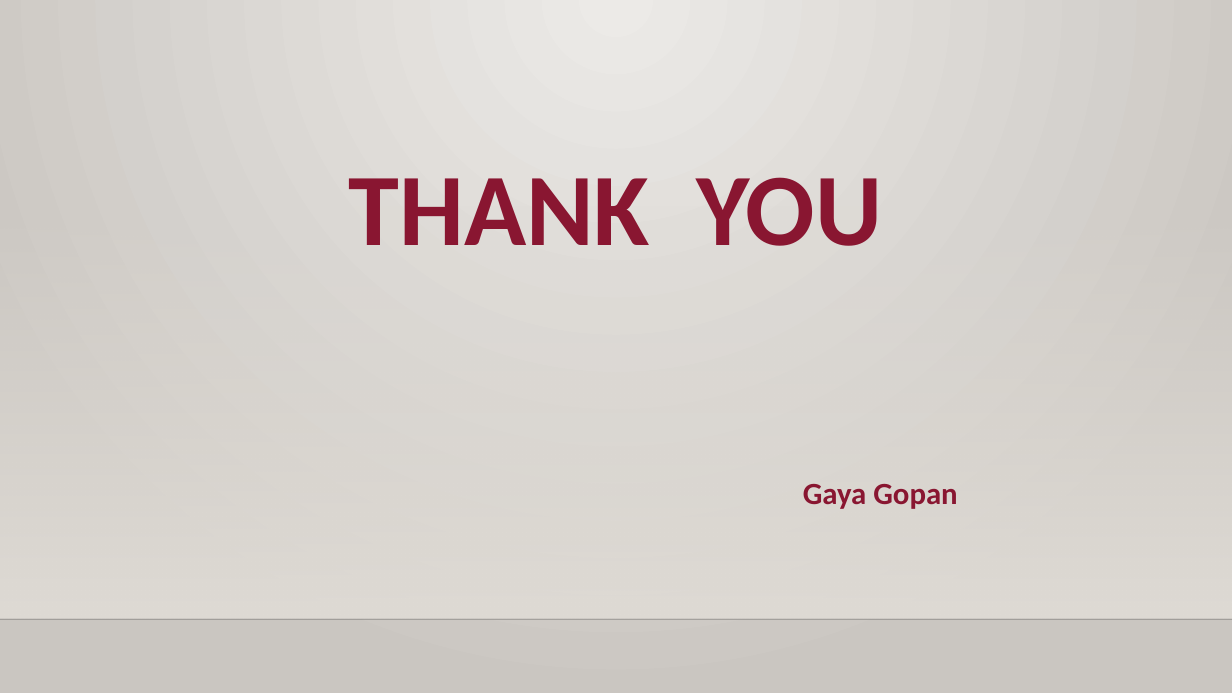
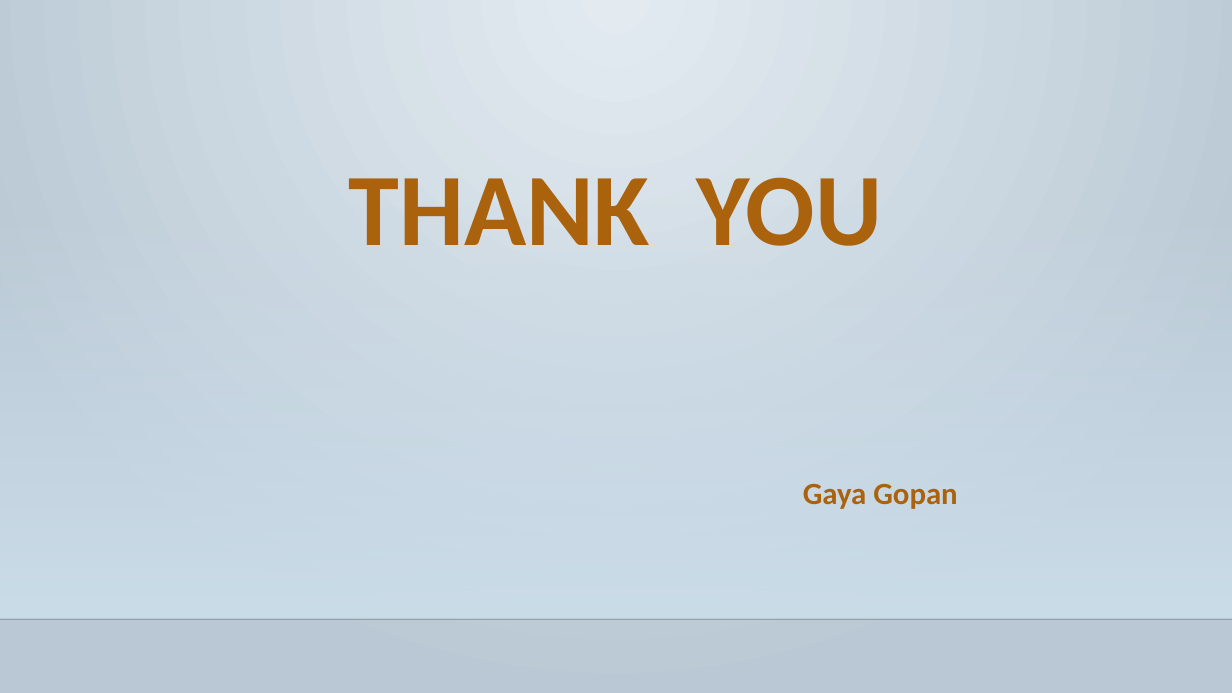
Before and after one commit to GayaGopan/E-COMMERCE-RETAIL-DATA-ANALYSIS, a slide deck: slide 23 of E-COMMERCE-RETAIL-DATA-ANALYSIS_PPT.pptx (slide 24 before the commit). Drawn at 1232x693 pixels with LibreOffice and Linux fonts; fonts in the diff are those of the drawing; background and template pictures are left out. Boxes give left, top, right and bottom in pixels: in the first picture for what was removed or moved away, otherwise in the second. Text is boxed around its words. In the diff, an @@ line names an element or a change of style, - is before the commit and + after.

```diff
--- a/E-COMMERCE-RETAIL-DATA-ANALYSIS_PPT.pptx
+++ b/E-COMMERCE-RETAIL-DATA-ANALYSIS_PPT.pptx
@@ background gradient #ECEAE7 to #CAC7C1 to gradient #E4ECF1 to #B9C9D4 @@
@@ title "THANK YOU" at [349,177,882,246]: text colour #891731 to #AB620D @@
@@ rectangle at [0,204,1232,619]: fill gradient #DFDBD5 to gradient #CCDDEA @@
@@ text "Gaya Gopan" at [803,484,957,509]: text colour #891731 to #AB620D @@
```
Also in this commit, not shown: 22 other slides changed, 1 slide removed.
